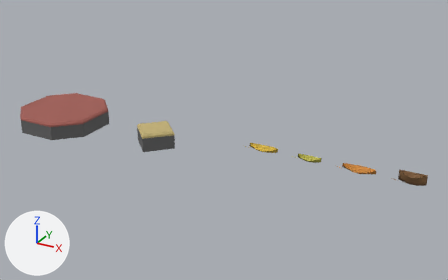
An edit to the Blender file models/via_he/gach_va_la.blend, drawn before and after from the same camera.
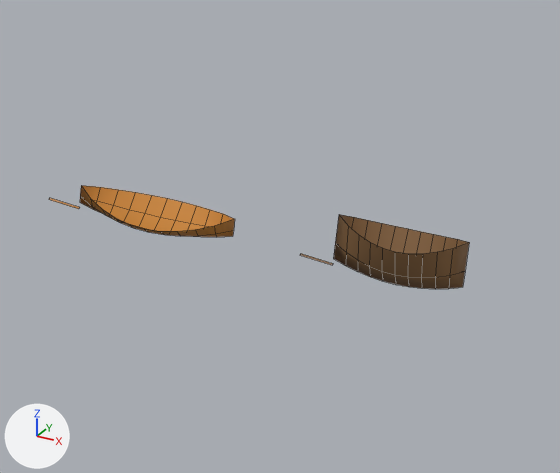
The first picture shows the older version from a camera (50 mm lens) standing at (1.528, -1.574, 0.797) and looking at (0.64, 0.041, -0.01). The close-ups show the older and then the newer version on the part from 72% to 100% of the width and 44% to 81% of the height of that picture. Only the edits that show in the close-ups are written down. Arrows for +X, +Y and +Z are at lower left; the lights stay in place. The close-ups show mesh edges as thin lines.

Objects in the first close-up: 'la_cam', 'la_nau'.
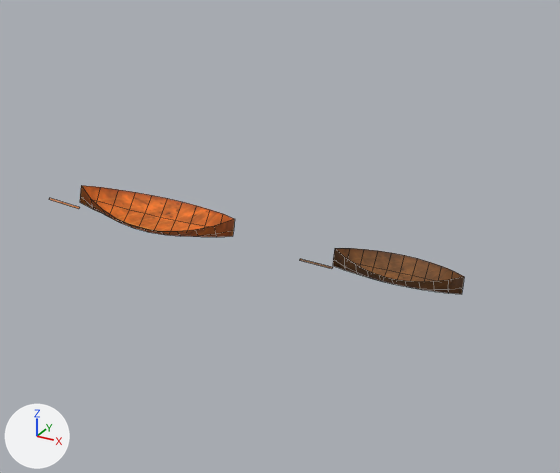
What differs and where, as boxes (x1, y1, x2, y2) in the close-ups (560 x 473 px; the box of a moved part takes in the faces that stretch with it):
'la_nau', surface changed, rescaled (38% shorter): before (300, 214, 469, 289); after (300, 248, 464, 294)
'la_cam', surface changed: (81, 186, 235, 237) in both
part 2 of me_la_nau, moved or reshaped: before (300, 214, 469, 289); after (300, 248, 464, 294)

The change, as a list of edits to the scene's bpy script:
```text
Add img_la_nau_png:
    img_la_nau_png = load_image('la_nau.png', 'tex/la_nau.png', 512, 256, 'sRGB')
Add img_la_normal_png:
    img_la_normal_png = load_image('la_normal.png', 'tex/la_normal.png', 512, 256, 'Non-Color')
Add img_la_cam_png:
    img_la_cam_png = load_image('la_cam.png', 'tex/la_cam.png', 512, 256, 'sRGB')
Change mat_m_la_cam:
    where n0 = _N.new('ShaderNodeBsdfPrincipled'); n0.name = 'Principled BSDF'
    remove n0.inputs[0].default_value = (0.55, 0.22, 0.03, 1.0)  # 'Base Color', orange #c48130
    n0.inputs[2].default_value: 0.7 -> 0.75  # 'Roughness'
    add n2 = _N.new('ShaderNodeTexImage'); n2.name = 'Image Texture'
    add n2.image = img_la_cam_png
    add n3 = _N.new('ShaderNodeTexImage'); n3.name = 'Image Texture.001'
    add n3.image = img_la_normal_png
    add n4 = _N.new('ShaderNodeNormalMap'); n4.name = 'Normal Map'
    add n4.inputs[0].default_value = 0.8  # 'Strength'
    add _L.new(n2.outputs[0], n0.inputs[0])  # 'Color' to 'Base Color'
    add _L.new(n3.outputs[0], n4.inputs[1])  # 'Color' to 'Color'
    add _L.new(n4.outputs[0], n0.inputs[5])  # 'Normal' to 'Normal'
Change mat_m_la_nau:
    where n0 = _N.new('ShaderNodeBsdfPrincipled'); n0.name = 'Principled BSDF'
    remove n0.inputs[0].default_value = (0.25, 0.13, 0.05, 1.0)  # 'Base Color', brown #89653f
    n0.inputs[2].default_value: 0.7 -> 0.75  # 'Roughness'
    add n2 = _N.new('ShaderNodeTexImage'); n2.name = 'Image Texture'
    add n2.image = img_la_nau_png
    add n3 = _N.new('ShaderNodeTexImage'); n3.name = 'Image Texture.001'
    add n3.image = img_la_normal_png
    add n4 = _N.new('ShaderNodeNormalMap'); n4.name = 'Normal Map'
    add n4.inputs[0].default_value = 0.8  # 'Strength'
    add _L.new(n2.outputs[0], n0.inputs[0])  # 'Color' to 'Base Color'
    add _L.new(n3.outputs[0], n4.inputs[1])  # 'Color' to 'Color'
    add _L.new(n4.outputs[0], n0.inputs[5])  # 'Normal' to 'Normal'
Change me_la_cam:
    where me_la_cam.from_pydata(...)  # 55 vertices, 41 faces; spans x -0.0693..0.0493, y -0.0244..0.0244, z 0.0..0.02
    used by ob_la_cam; location = (1.1, 0.0, 0.0)
    me_la_cam part 1: texture (UV) coordinates changed
Change me_la_nau:
    used by ob_la_nau; location = (1.25, 0.0, 0.0)
    remove me_la_nau.from_pydata(...)  # 55 vertices, 41 faces; spans x -0.0586..0.0386, y -0.0172..0.0172, z 0.0..0.038
    add me_la_nau.from_pydata(...)  # 55 vertices, 41 faces; spans x -0.0586..0.0386, y -0.0172..0.0172, z 0.0..0.0152
    me_la_nau part 2: the whole mesh is scaled about the mesh origin by (1, 1, 0.4)
    me_la_nau part 3: texture (UV) coordinates changed
```
